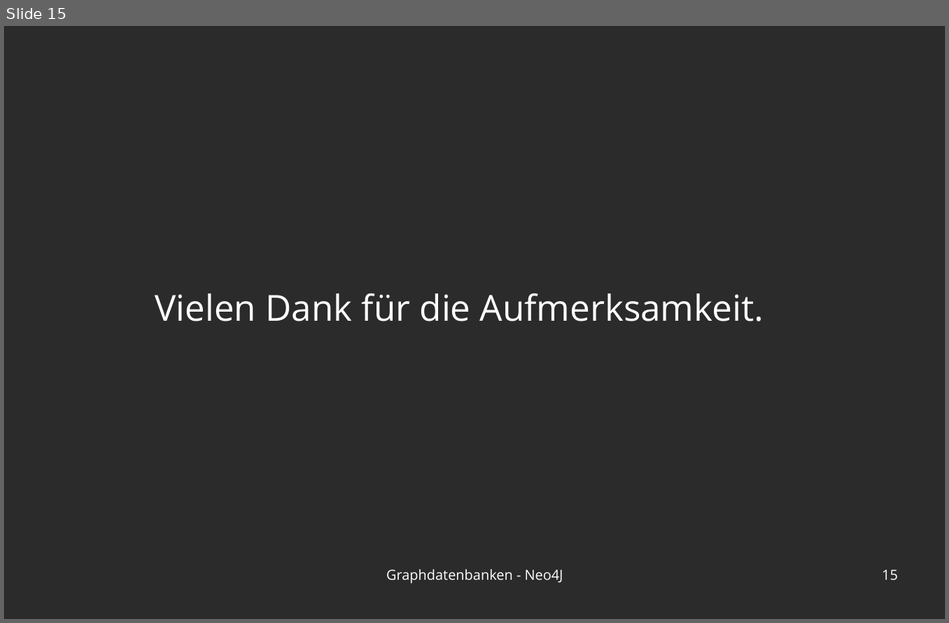
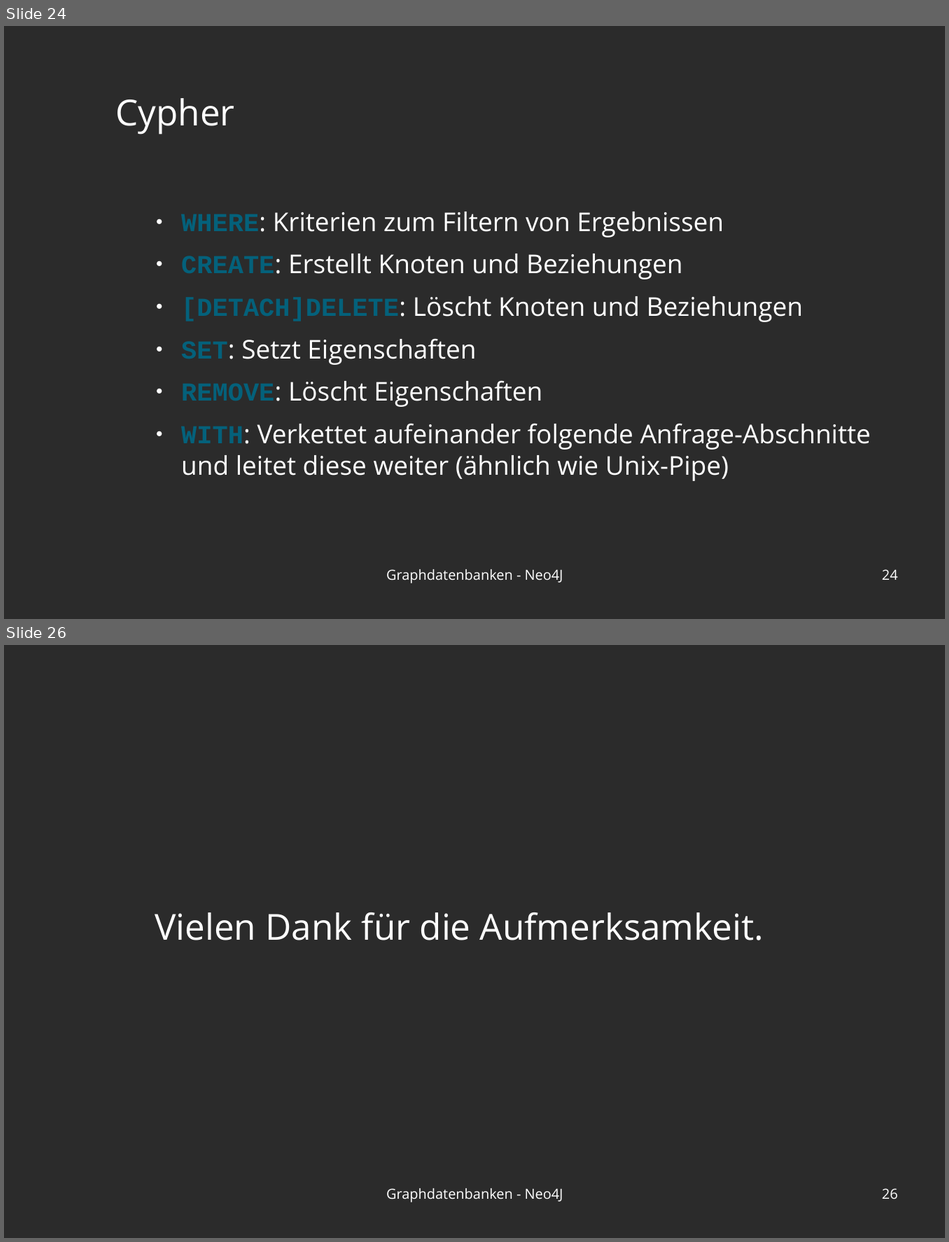
Before and after one commit to blublab/ais, a slide deck: praesi.odp. Shown one above the other, each under a label of ours: slide 15 before the commit, slides 24 and 26 after it; the slides between them are not shown. The pictures are 949x623 and 949x1242 pixels, drawn with LibreOffice and Linux fonts; fonts in the diff are those of the drawing; background and template pictures are left out; a plain dark background stands for a picture behind light text. Boxes give left, top, right and bottom in pixels: in the first picture for what was removed or moved away, otherwise in the second. Text is boxed around its words. In the diff, an @@ line names an element or a change of style, - is before the commit and + after.

```diff
--- a/praesi.odp
+++ b/praesi.odp
@@ slide 24 added at (x1=4, y1=26, x2=945, y2=619), background picture (left out) @@
@@ title added at (x1=115, y1=98, x2=234, y2=134), 36 pt, text #FFFFFF @@
+Cypher
@@ text added at (x1=181, y1=212, x2=871, y2=481), 26 pt, text #FFFFFF @@
+● WHERE: Kriterien zum Filtern von Ergebnissen
+● CREATE: Erstellt Knoten und Beziehungen
+● [DETACH]DELETE: Löscht Knoten und Beziehungen
+● SET: Setzt Eigenschaften
+● REMOVE: Löscht Eigenschaften
+● WITH: Verkettet aufeinander folgende Anfrage-Abschnitte und leitet diese weiter (ähnlich wie Unix-Pipe)
@@ text added at (x1=386, y1=569, x2=563, y2=583), 14 pt, text #FFFFFF @@
+Graphdatenbanken - Neo4J
@@ page number added at (x1=882, y1=569, x2=898, y2=580), 14 pt, text #FFFFFF @@
+24
@@ what was slide 15 is now slide 26 @@
@@ page number at (x1=882, y1=1188, x2=898, y2=1199): text changed @@
-15
+26
```
Also in this commit, not shown: 7 slides changed, 13 other slides added, 3 slides removed, 51 other files.
